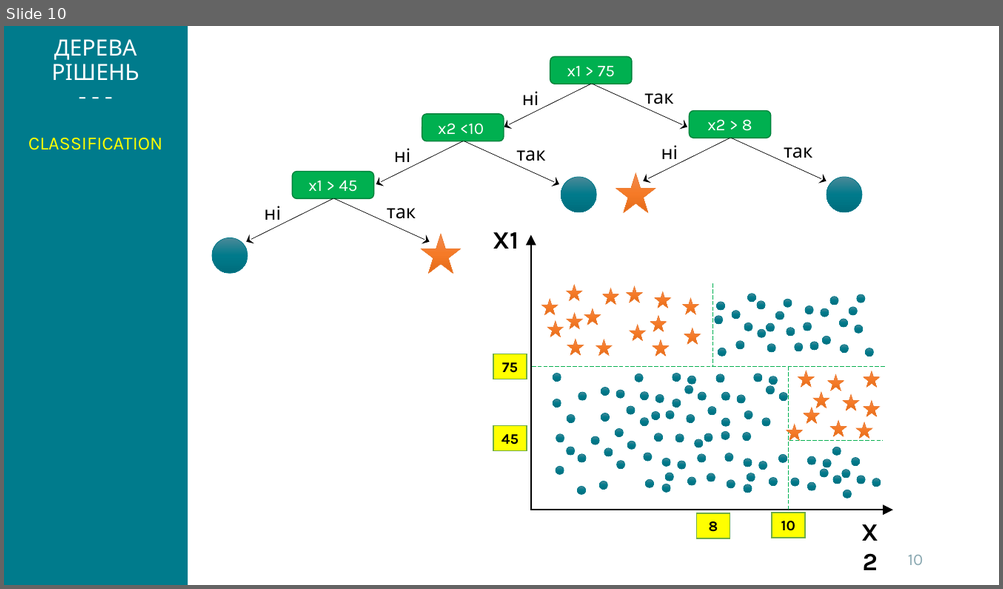
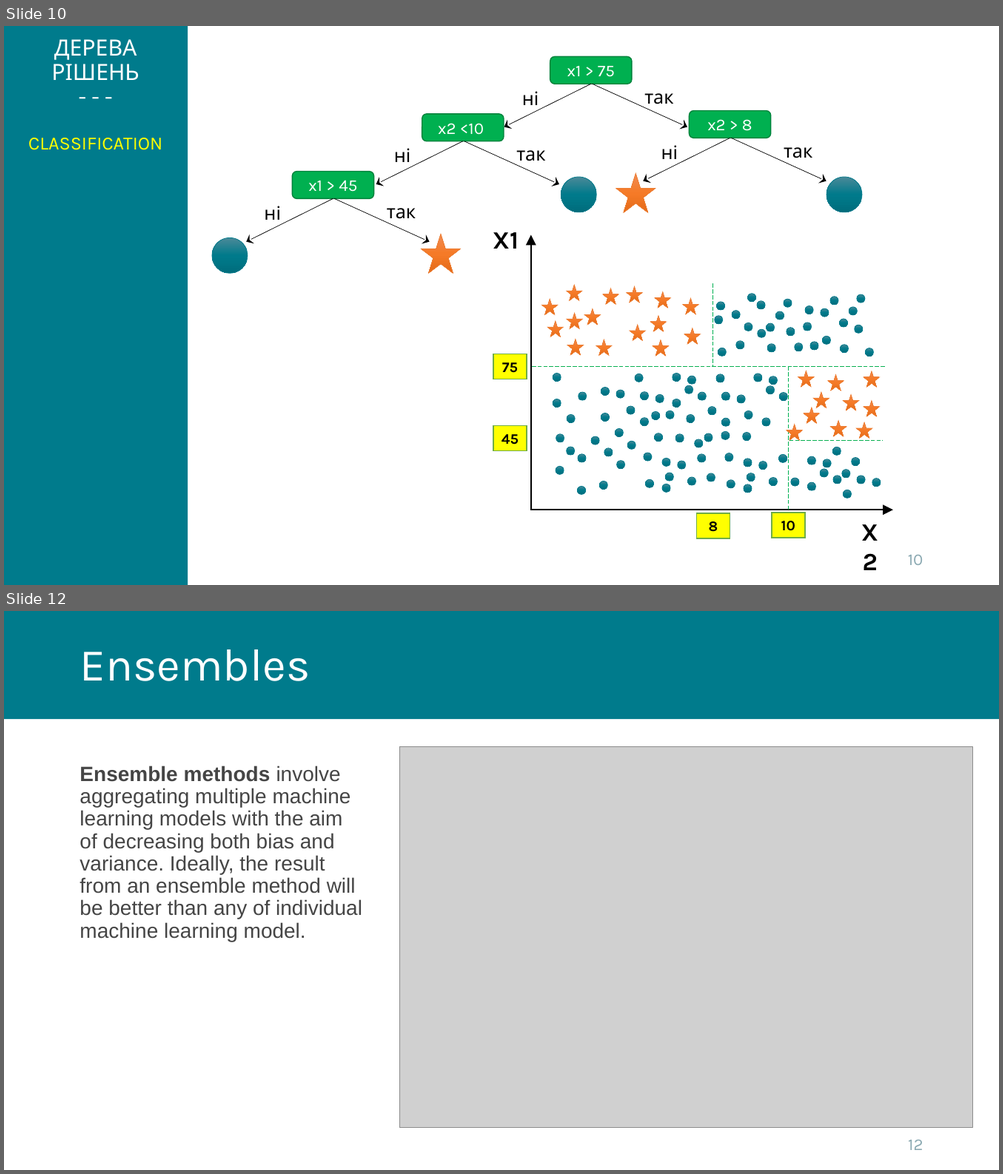
Before and after one commit to kleban/r-course-eng, a slide deck: pptx/061_Trees.pptx. Shown one above the other, each under a label of ours: slide 10 before the commit, slides 10 and 12 after it; the slides between them are not shown. The pictures are 1003x589 and 1003x1174 pixels, drawn with LibreOffice and Linux fonts; fonts in the diff are those of the drawing; grey boxes stand for pictures; background and template pictures are left out. Boxes give left, top, right and bottom in pixels: in the first picture for what was removed or moved away, otherwise in the second. Text is boxed around its words. In the diff, an @@ line names an element or a change of style, - is before the commit and + after.

```diff
--- a/pptx/061_Trees.pptx
+++ b/pptx/061_Trees.pptx
@@ slide 12 added at bbox=[4, 611, 999, 1170], background #FFFFFF @@
@@ rectangle added at bbox=[4, 611, 999, 719], fill #007B8C @@
@@ title added at bbox=[79, 649, 310, 681], 44 pt, text #FFFFFF @@
+Ensembles
@@ text added at bbox=[79, 766, 362, 942], 20 pt, text #454545 @@
+Ensemble methods involve aggregating multiple machine learning models with the aim of decreasing both bias and variance. Ideally, the result from an ensemble method will be better than any of individual machine learning model.
@@ picture added at bbox=[399, 747, 973, 1128] @@
@@ page number added at bbox=[908, 1140, 922, 1150], 16 pt, text #8CA9B2 @@
+12
```
Also in this commit, not shown: 4 other slides added, 2 other files.
